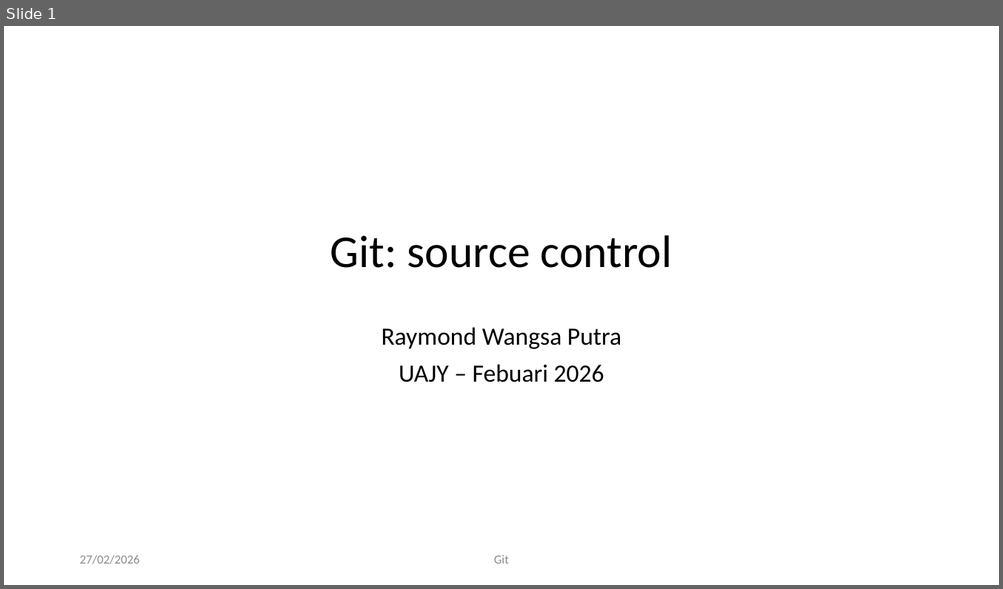
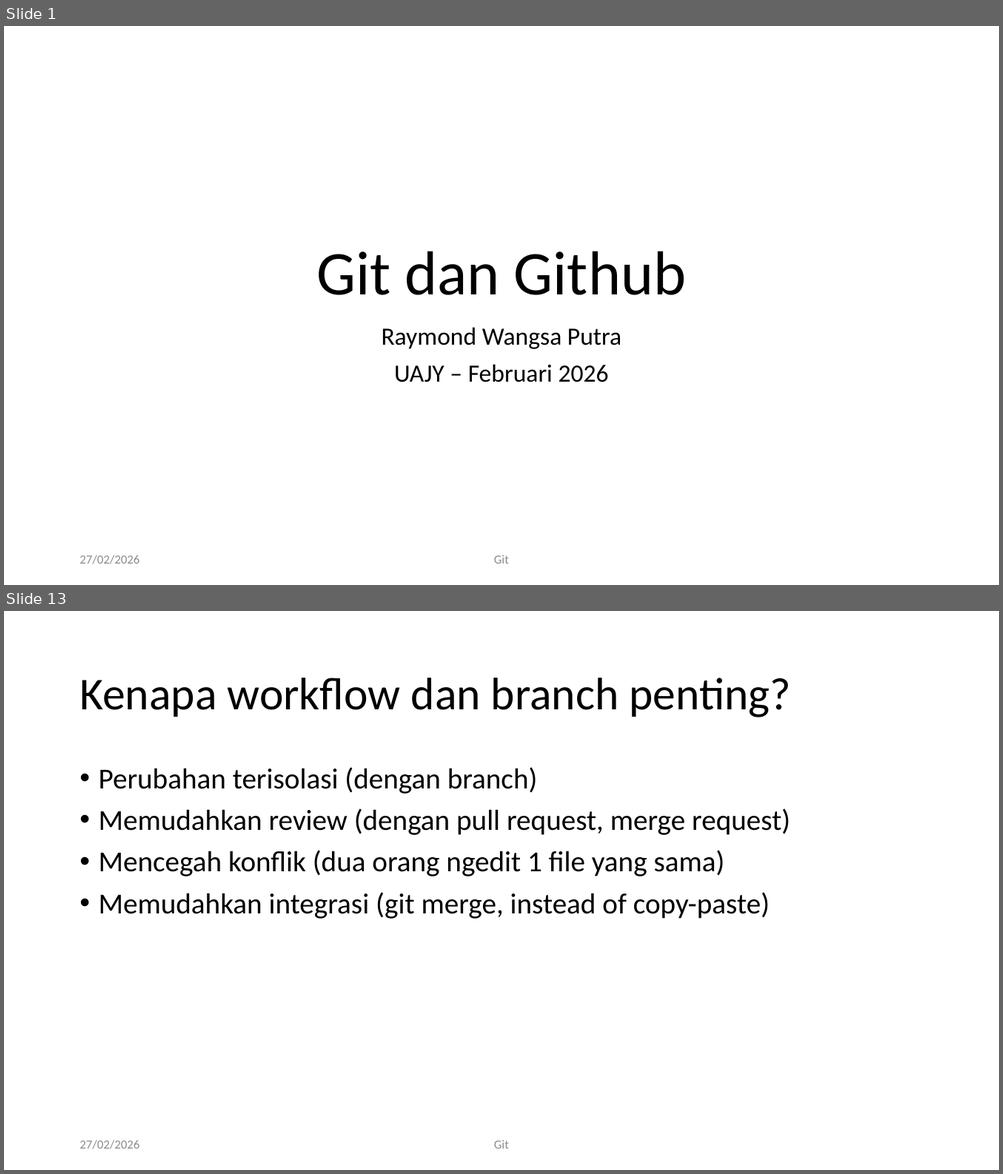
Before and after one commit to RayWP/training-uajy, a slide deck: Part 1 Git/Git-art of source control.pptx. Shown one above the other, each under a label of ours: slide 1 before the commit, slides 1 and 13 after it; the slides between them are not shown. The pictures are 1003x589 and 1003x1174 pixels, drawn with LibreOffice and Linux fonts; fonts in the diff are those of the drawing; background and template pictures are left out. Boxes give left, top, right and bottom in pixels: in the first picture for what was removed or moved away, otherwise in the second. Text is boxed around its words. In the diff, an @@ line names an element or a change of style, - is before the commit and + after.

Commit message:
finish git github part

```diff
--- a/Part 1 Git/Git-art of source control.pptx
+++ b/Part 1 Git/Git-art of source control.pptx
@@ slide 13 added at (4,611,999,1170), background #FFFFFF @@
@@ title added at (79,678,791,718), 44 pt, text #000000 @@
+Kenapa workflow dan branch penting?
@@ text added at (99,767,790,919), 28 pt, text #000000 @@
+• Perubahan terisolasi (dengan branch)
+• Memudahkan review (dengan pull request, merge request)
+• Mencegah konflik (dua orang ngedit 1 file yang sama)
+• Memudahkan integrasi (git merge, instead of copy-paste)
@@ text added at (79,1140,139,1150), 12 pt, text #8C8C8C @@
+27/02/2026
@@ text added at (494,1140,509,1149), 12 pt, text #8C8C8C @@
+Git
@@ slide 1 changed as well @@
@@ title "Git dan Github" at (316,251,686,295): vertical alignment middle to bottom @@
@@ title at (316,251,686,295): text changed; size 44 to 60 pt @@
-Git: source control
+Git dan Github
@@ subtitle at (394,364,609,383): text changed @@
-UAJY – Febuari 2026
+UAJY – Februari 2026
```
Also in this commit, not shown: 34 other slides added, 4 other files.
